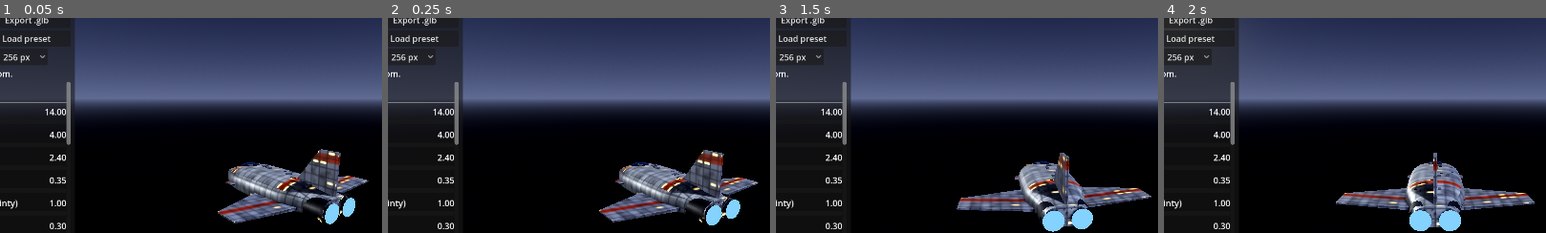
Above: before the commit, frames 1-4 (left to right).
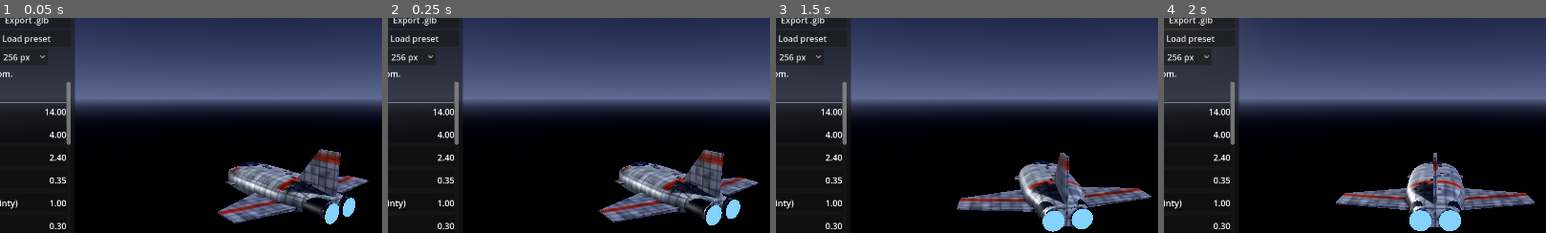
Above: after the commit, the same moments.

Repository: tim-programmer/ship_forge
Game: Godot game, scene res://main.tscn
Two runs of this game, one before a commit and one after it. Both use one fixed random seed, a clock stepped at 60 frames per second and the inputs below.
Inputs:
- Up to frame 1 (0.05 s): no input
- Up to frame 2 (0.25 s): no input
- Up to frame 3 (1.5 s): click "Pick a faction look..." at 0.5 s; click "Randomize" at 1.25 s
- Up to frame 4 (2 s): no input
The pictures show only the part of the screen within x 14-64%, y 11-61%; the shares and areas given below are measured in that part.

The runs differ from the first frame. In frame 1, 0.4% of the frame differs, in the area x 57-96%, y 61-96%; in frame 2, 0.4%, in the area x 55-97%, y 62-96%; in frame 3, 0.3%; in frame 4, 0.3%.

Commit message:
Adjust max window density

Diff:
--- a/main.gd
+++ b/main.gd
@@ -65,7 +65,7 @@
 	["Paint", "stripe_pos", "Stripe position", 0.0, 1.0, 0.01, 0.5, "tex"],
 	["Paint", "stripe_width", "Stripe width", 0.0, 0.5, 0.01, 0.08, "tex"],
 	["Paint", "grime", "Grime", 0.0, 1.0, 0.01, 0.5, "tex"],
-	["Paint", "window_density", "Window density", 0.0, 1.0, 0.01, 0.25, "tex"],
+	["Paint", "window_density", "Window density", 0.0, 0.3, 0.01, 0.1, "tex"],
 ]
 
 # group, key, label, default, kind
